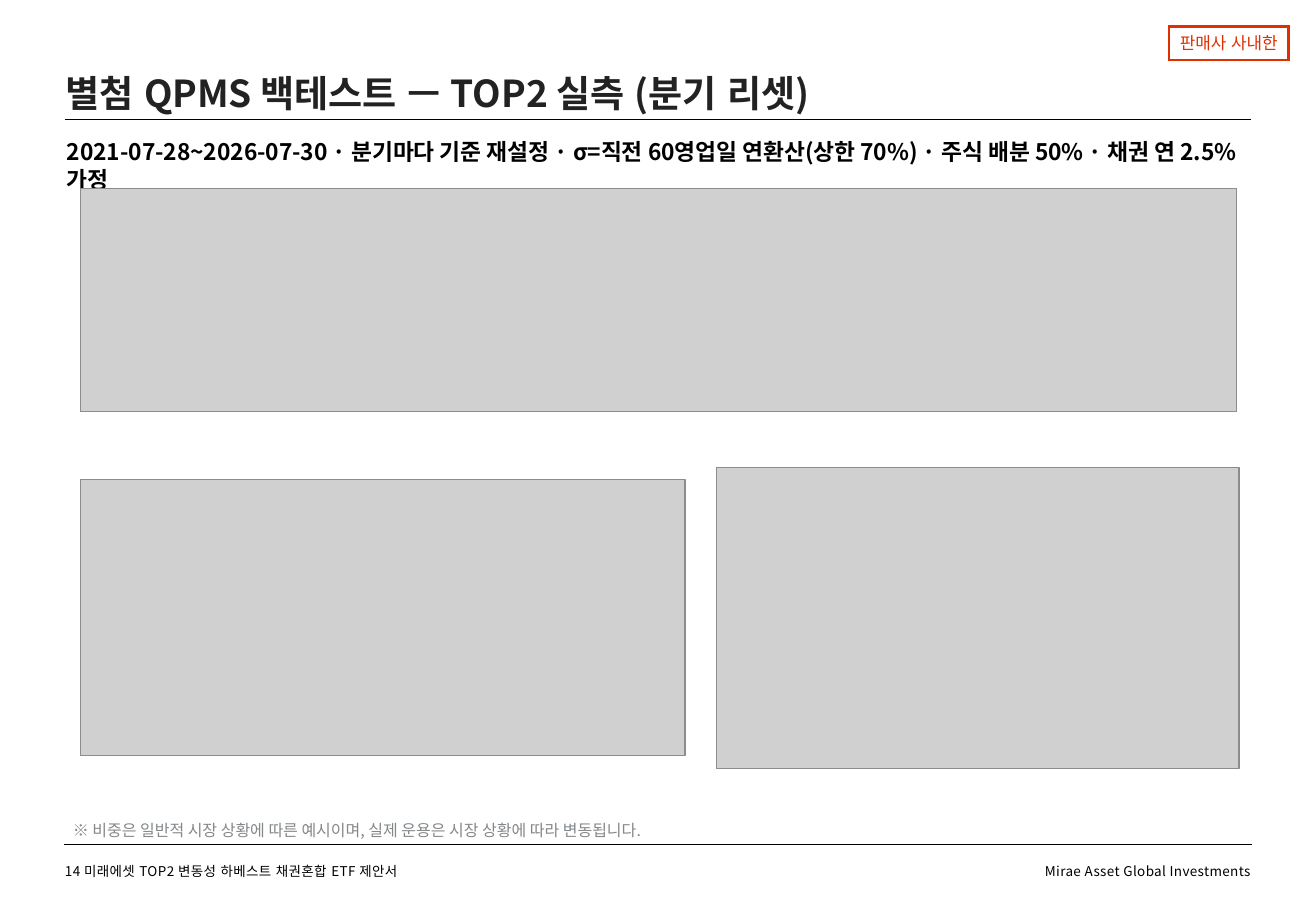
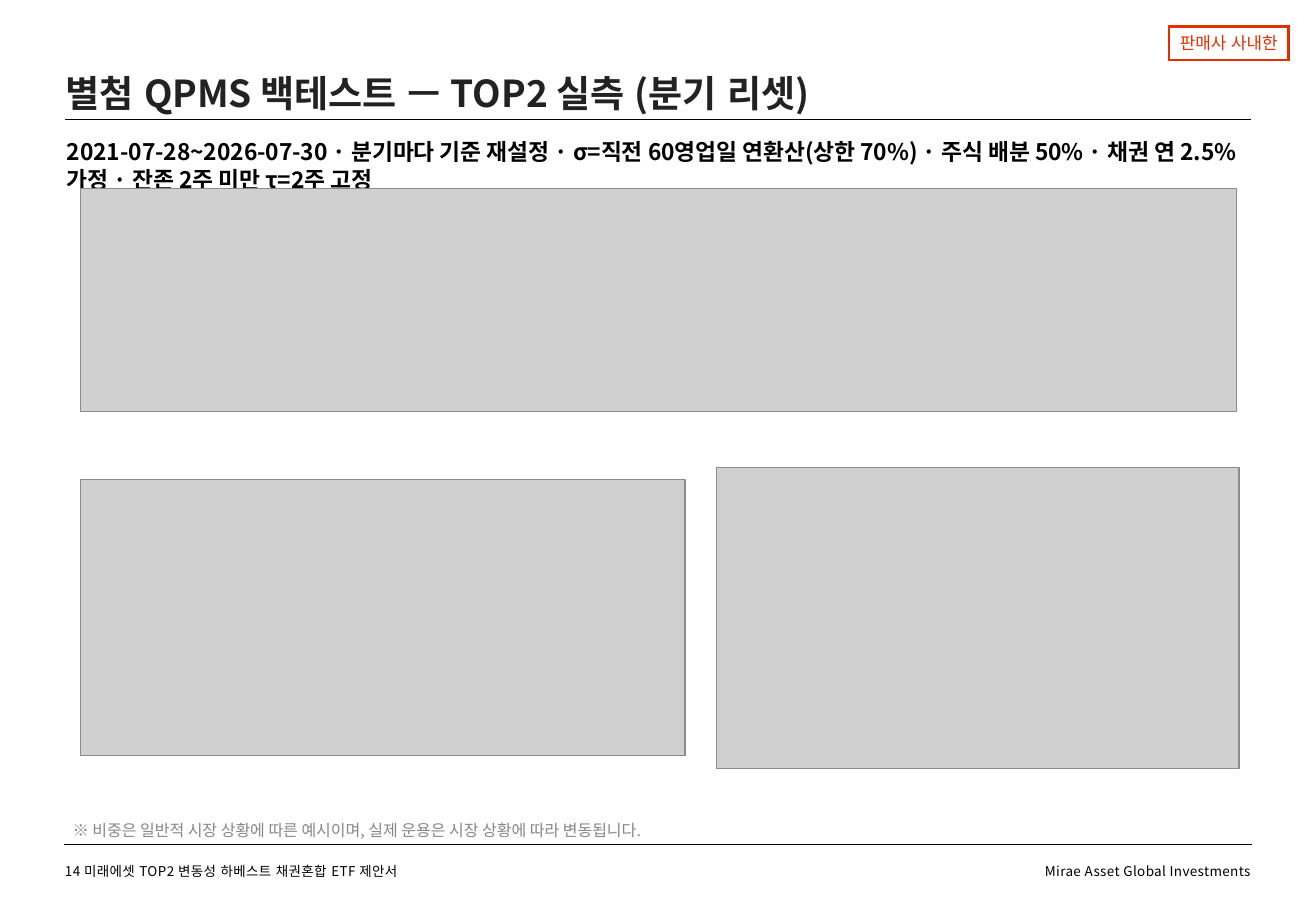
Before and after one commit to gamer383-bit/Volatility-Fund, a slide deck: slide 15 of 제안서/변동성하베스트_TOP2채권혼합ETF_v1_20260730.pptx. Drawn at 1316x911 pixels with LibreOffice and Linux fonts; fonts in the diff are those of the drawing; grey boxes stand for pictures. Boxes give left, top, right and bottom in pixels: in the first picture for what was removed or moved away, otherwise in the second. Text is boxed around its words. In the diff, an @@ line names an element or a change of style, - is before the commit and + after.

```diff
--- a/제안서/변동성하베스트_TOP2채권혼합ETF_v1_20260730.pptx
+++ b/제안서/변동성하베스트_TOP2채권혼합ETF_v1_20260730.pptx
@@ text at (x1=67, y1=141, x2=1236, y2=194): text changed @@
-2021-07-28~2026-07-30 · 분기마다 기준 재설정 · σ=직전 60영업일 연환산(상한 70%) · 주식 배분 50% · 채권 연 2.5% 가정
+2021-07-28~2026-07-30 · 분기마다 기준 재설정 · σ=직전 60영업일 연환산(상한 70%) · 주식 배분 50% · 채권 연 2.5% 가정 · 잔존 2주 미만 τ=2주 고정
```
Also in this commit, not shown: 3 other slides changed, 10 other files.
